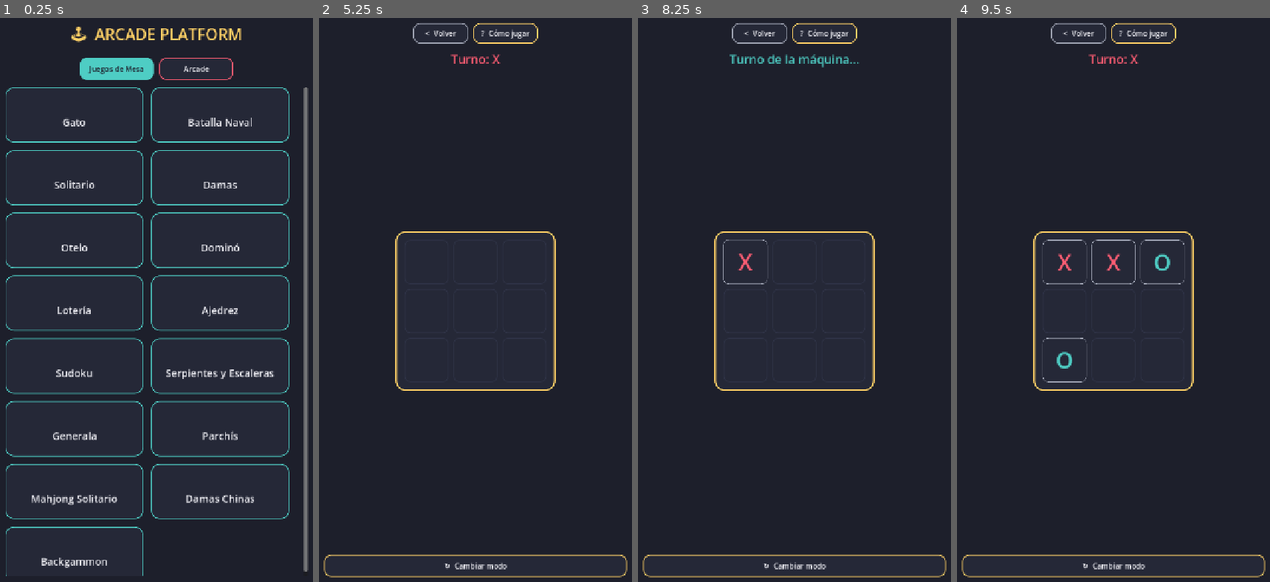
Above: before the commit, frames 1-4 (left to right).
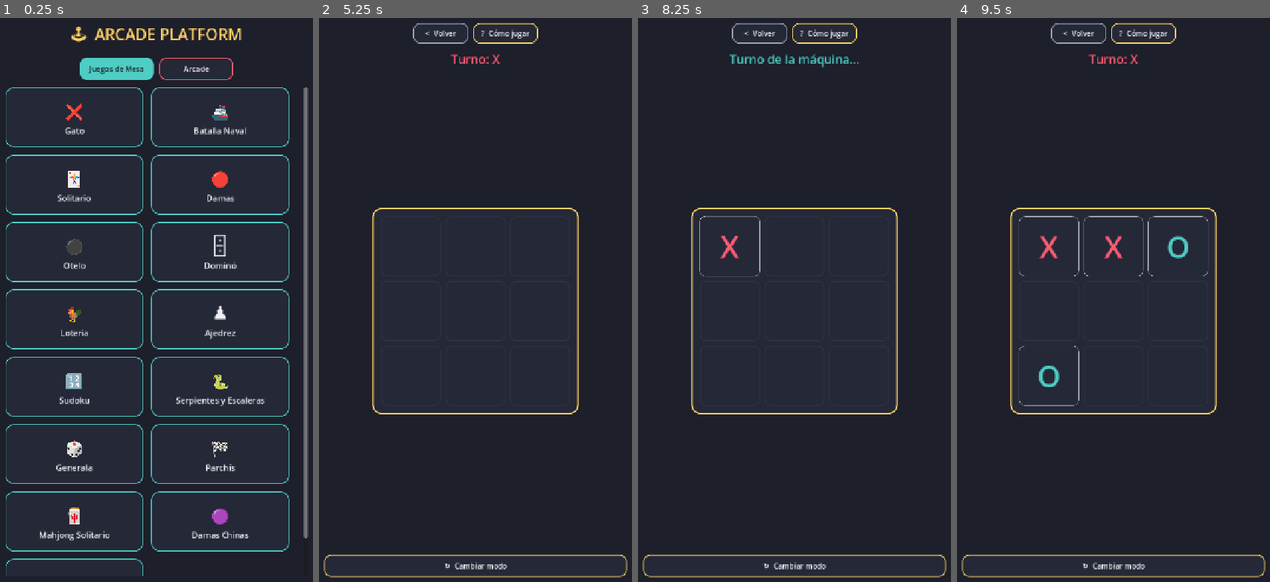
Above: after the commit, the same moments.

Repository: jfrodriguezva/Arcade
Game: Godot game, scene res://core/scenes/hub.tscn
Two runs of this game, one before a commit and one after it. Both use one fixed random seed, a clock stepped at 60 frames per second and the inputs below.
Inputs (mouse positions are in pixels of both pictures, inside the frame that each line leads up to):
- Up to frame 1 (0.25 s): no input
- Up to frame 2 (5.25 s): click "Arcade" at 0.5 s; click "Arcade" at 1.25 s; click "Juegos de Mesa" at 2 s; click (394, 113) at 2.75 s, where only the run before the commit has a clickable "Gato"; click "? Cómo jugar" at 3.5 s; click "? Cómo jugar" at 4.25 s; click "▶ Comenzar" at 5 s
- Up to frame 3 (8.25 s): click "< Volver" at 5.75 s; click (713, 119) at 6.52 s; click "▶ Comenzar" at 7.25 s; click (744, 260) at 8.02 s
- Up to frame 4 (9.5 s): click (1113, 260) at 8.77 s

The runs differ from the first frame. In frame 1, 11% of the frame differs, in the area x 1-99%, y 15-99%; in frame 2, 1.7%; in frame 3, 2.1%; in frame 4, 3.2%.

Commit message:
Pulido visual: fichas/canicas mejores, dados animados, tableros mas grandes, iconos por juego
- GamePiece aplicado a Damas, Otelo, Damas Chinas (canicas): fichas
  con sombra y brillo en vez del caracter "●" plano.
- Animacion de dado "rodando" (UIKit.animate_dice_label/pair/buttons)
  en Serpientes y Escaleras, Generala, Parchis y Backgammon.
- Tableros mas grandes en los 14 juegos de mesa (celdas de 38-58px
  ahora en 56-130px segun el juego), para aprovechar mejor el ancho
  de pantalla.
- Icono/emblema propio por juego, mostrado en la tarjeta del Hub
  (antes solo mostraba el nombre).

Co-Authored-By: Claude Sonnet 5 <noreply@anthropic.com>

Diff:
--- a/core/autoload/game_manager.gd
+++ b/core/autoload/game_manager.gd
@@ -7,6 +7,7 @@
 	{
 		"id": "tictactoe",
 		"title": "Gato",
+		"icon": "❌",
 		"category": "mesa",
 		"scene": "res://games/board/tictactoe/tic_tac_toe.tscn",
 		"enabled": true,
@@ -14,6 +15,7 @@
 	{
 		"id": "battleship",
 		"title": "Batalla Naval",
+		"icon": "🚢",
 		"category": "mesa",
 		"scene": "res://games/board/battleship/battleship.tscn",
 		"enabled": true,
@@ -21,6 +23,7 @@
 	{
 		"id": "solitaire",
 		"title": "Solitario",
+		"icon": "🃏",
 		"category": "mesa",
 		"scene": "res://games/board/solitaire/solitaire.tscn",
 		"enabled": true,
@@ -28,6 +31,7 @@
 	{
 		"id": "checkers",
 		"title": "Damas",
+		"icon": "🔴",
 		"category": "mesa",
 		"scene": "res://games/board/checkers/checkers.tscn",
 		"enabled": true,
@@ -35,6 +39,7 @@
 	{
 		"id": "othello",
 		"title": "Otelo",
+		"icon": "⚫",
 		"category": "mesa",
 		"scene": "res://games/board/othello/othello.tscn",
 		"enabled": true,
@@ -42,6 +47,7 @@
 	{
 		"id": "domino",
 		"title": "Dominó",
+		"icon": "🁫",
 		"category": "mesa",
 		"scene": "res://games/board/domino/domino.tscn",
 		"enabled": true,
@@ -49,6 +55,7 @@
 	{
 		"id": "loteria",
 		"title": "Lotería",
+		"icon": "🐓",
 		"category": "mesa",
 		"scene": "res://games/board/loteria/loteria.tscn",
 		"enabled": true,
@@ -56,6 +63,7 @@
 	{
 		"id": "chess",
 		"title": "Ajedrez",
+		"icon": "♟️",
 		"category": "mesa",
 		"scene": "res://games/board/chess/chess.tscn",
 		"enabled": true,
@@ -63,6 +71,7 @@
 	{
 		"id": "sudoku",
 		"title": "Sudoku",
+		"icon": "🔢",
 		"category": "mesa",
 		"scene": "res://games/board/sudoku/sudoku.tscn",
 		"enabled": true,
@@ -70,6 +79,7 @@
 	{
 		"id": "snakes_ladders",
 		"title": "Serpientes y Escaleras",
+		"icon": "🐍",
 		"category": "mesa",
 		"scene": "res://games/board/snakes_ladders/snakes_ladders.tscn",
 		"enabled": true,
@@ -77,6 +87,7 @@
 	{
 		"id": "generala",
 		"title": "Generala",
+		"icon": "🎲",
 		"category": "mesa",
 		"scene": "res://games/board/generala/generala.tscn",
 		"enabled": true,
@@ -84,6 +95,7 @@
 	{
 		"id": "parchis",
 		"title": "Parchís",
+		"icon": "🏁",
 		"category": "mesa",
 		"scene": "res://games/board/parchis/parchis.tscn",
 		"enabled": true,
@@ -91,6 +103,7 @@
 	{
 		"id": "mahjong",
 		"title": "Mahjong Solitario",
+		"icon": "🀄",
 		"category": "mesa",
 		"scene": "res://games/board/mahjong/mahjong.tscn",
 		"enabled": true,
@@ -98,6 +111,7 @@
 	{
 		"id": "chinese_checkers",
 		"title": "Damas Chinas",
+		"icon": "🟣",
 		"category": "mesa",
 		"scene": "res://games/board/chinese_checkers/chinese_checkers.tscn",
 		"enabled": true,
@@ -105,6 +119,7 @@
 	{
 		"id": "backgammon",
 		"title": "Backgammon",
+		"icon": "🟤",
 		"category": "mesa",
 		"scene": "res://games/board/backgammon/backgammon.tscn",
 		"enabled": true,
--- a/core/scenes/hub.gd
+++ b/core/scenes/hub.gd
@@ -103,9 +103,23 @@
 
 func _build_game_card(game: Dictionary) -> Control:
 	var btn := Button.new()
-	btn.text = "\n%s\n" % game.get("title", game.get("id", "?"))
-	btn.custom_minimum_size = Vector2(300, 120)
-	btn.add_theme_font_size_override("font_size", 22)
+	btn.custom_minimum_size = Vector2(300, 130)
 	UIKit.style_button(btn, CATEGORY_ACCENTS.get(game.get("category", ""), UIKit.COLOR_ACCENT), 18)
 	btn.pressed.connect(func() -> void: GameManager.go_to_game(game["id"]))
+
+	var inner := VBoxContainer.new()
+	inner.set_anchors_preset(Control.PRESET_FULL_RECT)
+	inner.alignment = BoxContainer.ALIGNMENT_CENTER
+	inner.mouse_filter = Control.MOUSE_FILTER_IGNORE
+	inner.add_theme_constant_override("separation", 4)
+	btn.add_child(inner)
+
+	var icon_label := UIKit.title_label(game.get("icon", "🎮"), 40, UIKit.COLOR_TEXT)
+	icon_label.mouse_filter = Control.MOUSE_FILTER_IGNORE
+	inner.add_child(icon_label)
+
+	var title_lbl := UIKit.title_label(game.get("title", game.get("id", "?")), 18, UIKit.COLOR_TEXT)
+	title_lbl.mouse_filter = Control.MOUSE_FILTER_IGNORE
+	inner.add_child(title_lbl)
+
 	return btn
--- a/games/board/backgammon/backgammon.gd
+++ b/games/board/backgammon/backgammon.gd
@@ -133,8 +133,8 @@
 
 func _make_point_button(parent: GridContainer, p: int) -> Button:
 	var btn := Button.new()
-	btn.custom_minimum_size = Vector2(28, 52)
-	btn.add_theme_font_size_override("font_size", 9)
+	btn.custom_minimum_size = Vector2(48, 84)
+	btn.add_theme_font_size_override("font_size", 14)
 	btn.pressed.connect(_on_point_pressed.bind(p))
 	parent.add_child(btn)
 	return btn
@@ -250,16 +250,15 @@
 	return false
 
 
-func _roll_dice() -> void:
+func _start_turn() -> void:
+	selected_point = -1
 	var a: int = randi() % 6 + 1
 	var b: int = randi() % 6 + 1
+	dice = []
+	_update_turn_status()
+	_redraw_all()
+	await UIKit.animate_dice_pair(self, dice_label, [a, b])
 	dice = [a, a, a, a] if a == b else [a, b]
-
-
-func _start_turn() -> void:
-	selected_point = -1
-	_roll_dice()
-	_update_turn_status()
 	_redraw_all()
 
 	if not _has_any_legal_move(current_turn):
--- a/games/board/battleship/battleship.gd
+++ b/games/board/battleship/battleship.gd
@@ -98,8 +98,8 @@
 		var row: Array = []
 		for x in range(GRID_SIZE):
 			var cell := Button.new()
-			cell.custom_minimum_size = Vector2(36, 36)
-			cell.add_theme_font_size_override("font_size", 16)
+			cell.custom_minimum_size = Vector2(58, 58)
+			cell.add_theme_font_size_override("font_size", 20)
 			UIKit.style_button(cell, UIKit.COLOR_BG_LIGHT, 8)
 			if is_enemy:
 				cell.pressed.connect(_on_enemy_cell_pressed.bind(x, y))
--- a/games/board/checkers/checkers.gd
+++ b/games/board/checkers/checkers.gd
@@ -18,6 +18,7 @@
 
 var board: Array = [] # board[y][x] = null o {"owner":"player"/"bot", "king":bool}
 var cell_buttons: Array = []
+var piece_views: Array = []
 var selected: Vector2i = Vector2i(-1, -1)
 var current_turn: String = "player"
 var game_over: bool = false
@@ -76,10 +77,10 @@
 
 	for y in range(SIZE):
 		var row: Array = []
+		var piece_row: Array = []
 		for x in range(SIZE):
 			var cell := Button.new()
-			cell.custom_minimum_size = Vector2(38, 38)
-			cell.add_theme_font_size_override("font_size", 20)
+			cell.custom_minimum_size = Vector2(72, 72)
 			if (x + y) % 2 == 1:
 				cell.pressed.connect(_on_cell_pressed.bind(x, y))
 			else:
@@ -87,7 +88,13 @@
 				cell.mouse_filter = Control.MOUSE_FILTER_IGNORE
 			grid.add_child(cell)
 			row.append(cell)
+
+			var piece := GamePiece.new()
+			piece.set_anchors_preset(Control.PRESET_FULL_RECT)
+			cell.add_child(piece)
+			piece_row.append(piece)
 		cell_buttons.append(row)
+		piece_views.append(piece_row)
 
 	var restart_btn := Button.new()
 	restart_btn.text = "↻  Nueva partida / Modo"
@@ -164,13 +171,12 @@
 	cell.add_theme_stylebox_override("hover", sb)
 	cell.add_theme_stylebox_override("disabled", sb)
 
+	var piece_view: GamePiece = piece_views[y][x]
 	if piece == null:
-		cell.text = ""
+		piece_view.hide_piece()
 	else:
-		cell.text = "♛" if piece["king"] else "●"
 		var color: Color = UIKit.COLOR_ACCENT if piece["owner"] == "player" else UIKit.COLOR_ACCENT_2
-		cell.add_theme_color_override("font_color", color)
-		cell.add_theme_color_override("font_disabled_color", color)
+		piece_view.set_piece(color, piece["king"])
 
 
 func _direction_ok(owner: String, king: bool, dy: int) -> bool:
--- a/games/board/chess/chess.gd
+++ b/games/board/chess/chess.gd
@@ -119,8 +119,8 @@
 		var row: Array = []
 		for x in range(SIZE):
 			var cell := Button.new()
-			cell.custom_minimum_size = Vector2(38, 38)
-			cell.add_theme_font_size_override("font_size", 22)
+			cell.custom_minimum_size = Vector2(72, 72)
+			cell.add_theme_font_size_override("font_size", 40)
 			cell.pressed.connect(_on_cell_pressed.bind(x, y))
 			grid.add_child(cell)
 			row.append(cell)
--- a/games/board/chinese_checkers/chinese_checkers.gd
+++ b/games/board/chinese_checkers/chinese_checkers.gd
@@ -8,8 +8,8 @@
 
 const GAME_ID := "chinese_checkers"
 const N := 10 # tablero de (N+1) x (N+1) = 121 celdas, coords (q,r) de 0..N
-const CELL_W := 30
-const CELL_H := 26
+const CELL_W := 40
+const CELL_H := 34
 const DIRS := [Vector2i(1, 0), Vector2i(1, -1), Vector2i(0, -1), Vector2i(-1, 0), Vector2i(-1, 1), Vector2i(0, 1)]
 
 const HELP_TEXT := "Cada jugador tiene 10 fichas en un triángulo, en esquinas opuestas del tablero.
@@ -33,6 +33,7 @@
 var canvas: Control
 var end_chain_btn: Button
 var cell_buttons: Dictionary = {}
+var piece_views: Dictionary = {}
 
 
 func _ready() -> void:
@@ -93,12 +94,16 @@
 	for q in range(N + 1):
 		for r in range(N + 1):
 			var cell := Button.new()
-			cell.custom_minimum_size = Vector2(24, 22)
-			cell.add_theme_font_size_override("font_size", 12)
+			cell.custom_minimum_size = Vector2(34, 30)
 			cell.position = Vector2(q * CELL_W + r * CELL_W * 0.5, r * CELL_H)
 			cell.pressed.connect(_on_cell_pressed.bind(Vector2i(q, r)))
 			canvas.add_child(cell)
 			cell_buttons[Vector2i(q, r)] = cell
+
+			var piece := GamePiece.new()
+			piece.set_anchors_preset(Control.PRESET_FULL_RECT)
+			cell.add_child(piece)
+			piece_views[Vector2i(q, r)] = piece
 
 	var restart_btn := Button.new()
 	restart_btn.text = "↻  Nueva partida / Modo"
@@ -390,10 +395,9 @@
 			btn.add_theme_stylebox_override("disabled", sb)
 			btn.disabled = false
 
+			var piece_view: GamePiece = piece_views[cell]
 			if occupant == "":
-				btn.text = ""
+				piece_view.hide_piece()
 			else:
-				btn.text = "●"
 				var color: Color = UIKit.COLOR_ACCENT if occupant == "player" else UIKit.COLOR_ACCENT_2
-				btn.add_theme_color_override("font_color", color)
-				btn.add_theme_color_override("font_disabled_color", color)
+				piece_view.set_piece(color)
--- a/games/board/generala/generala.gd
+++ b/games/board/generala/generala.gd
@@ -80,7 +80,7 @@
 
 	for i in range(5):
 		var die := Button.new()
-		die.custom_minimum_size = Vector2(56, 56)
+		die.custom_minimum_size = Vector2(68, 68)
 		die.add_theme_font_size_override("font_size", 26)
 		die.pressed.connect(_on_die_pressed.bind(i))
 		dice_row.add_child(die)
@@ -268,9 +268,13 @@
 		return
 	if mode == "pve" and current_turn != "player":
 		return
+	roll_btn.disabled = true
+	var final_values: Array = dice.duplicate()
 	for i in range(5):
 		if not held[i]:
-			dice[i] = randi() % 6 + 1
+			final_values[i] = randi() % 6 + 1
+	await UIKit.animate_dice_buttons(self, die_buttons, final_values, held)
+	dice = final_values
 	rolls_left -= 1
 	_redraw_all()
 
@@ -304,9 +308,12 @@
 	held = [false, false, false, false, false]
 
 	for roll_num in range(3):
+		var final_values: Array = dice.duplicate()
 		for i in range(5):
 			if not held[i]:
-				dice[i] = randi() % 6 + 1
+				final_values[i] = randi() % 6 + 1
+		await UIKit.animate_dice_buttons(self, die_buttons, final_values, held)
+		dice = final_values
 		_redraw_all()
 		if roll_num < 2:
 			_bot_decide_holds()
--- a/games/board/mahjong/mahjong.gd
+++ b/games/board/mahjong/mahjong.gd
@@ -8,8 +8,8 @@
 const GAME_ID := "mahjong"
 const COLS := 8
 const ROWS := 6
-const CELL_W := 44
-const CELL_H := 58
+const CELL_W := 56
+const CELL_H := 74
 
 const KINDS := [
 	"Bambú 1", "Bambú 2", "Bambú 3", "Bambú 4", "Bambú 5", "Bambú 6", "Bambú 7", "Bambú 8", "Bambú 9",
@@ -126,7 +126,7 @@
 		else:
 			btn.position = Vector2(base_x + 2, base_y + 2)
 			btn.size = Vector2(CELL_W - 4, CELL_H - 4)
-		btn.add_theme_font_size_override("font_size", 12)
+		btn.add_theme_font_size_override("font_size", 16)
 		btn.pressed.connect(_on_tile_pressed.bind(i))
 		canvas.add_child(btn)
 		tiles[i]["btn"] = btn
--- a/games/board/parchis/parchis.gd
+++ b/games/board/parchis/parchis.gd
@@ -96,8 +96,8 @@
 
 	for i in range(SHARED_TRACK_LEN):
 		var cell := Button.new()
-		cell.custom_minimum_size = Vector2(28, 28)
-		cell.add_theme_font_size_override("font_size", 10)
+		cell.custom_minimum_size = Vector2(40, 40)
+		cell.add_theme_font_size_override("font_size", 13)
 		cell.disabled = true
 		cell.focus_mode = Control.FOCUS_NONE
 		track_grid.add_child(cell)
@@ -110,7 +110,7 @@
 	vbox.add_child(player_row)
 	for i in range(4):
 		var btn := Button.new()
-		btn.custom_minimum_size = Vector2(64, 44)
+		btn.custom_minimum_size = Vector2(78, 54)
 		btn.add_theme_font_size_override("font_size", 12)
 		btn.pressed.connect(_on_token_pressed.bind("player", i))
 		player_row.add_child(btn)
@@ -123,7 +123,7 @@
 	vbox.add_child(bot_row)
 	for i in range(4):
 		var btn := Button.new()
-		btn.custom_minimum_size = Vector2(64, 44)
+		btn.custom_minimum_size = Vector2(78, 54)
 		btn.add_theme_font_size_override("font_size", 12)
 		btn.pressed.connect(_on_token_pressed.bind("bot", i))
 		bot_row.add_child(btn)
@@ -187,7 +187,9 @@
 
 
 func _perform_roll(owner: String) -> void:
-	last_roll = randi() % 6 + 1
+	var rolled: int = randi() % 6 + 1
+	await UIKit.animate_dice_label(self, dice_label, rolled)
+	last_roll = rolled
 	if last_roll == 6:
 		consecutive_sixes += 1
 	else:
--- a/games/board/snakes_ladders/snakes_ladders.gd
+++ b/games/board/snakes_ladders/snakes_ladders.gd
@@ -93,8 +93,8 @@
 			else:
 				number = base + (10 - c)
 			var cell := Button.new()
-			cell.custom_minimum_size = Vector2(34, 34)
-			cell.add_theme_font_size_override("font_size", 10)
+			cell.custom_minimum_size = Vector2(56, 56)
+			cell.add_theme_font_size_override("font_size", 13)
 			cell.disabled = true
 			cell.focus_mode = Control.FOCUS_NONE
 			grid.add_child(cell)
@@ -162,7 +162,7 @@
 func _do_turn(owner: String) -> void:
 	roll_btn.disabled = true
 	var roll: int = randi() % 6 + 1
-	dice_label.text = "🎲 %d" % roll
+	await UIKit.animate_dice_label(self, dice_label, roll)
 
 	var pos: int = player_pos if owner == "player" else bot_pos
 	pos = min(pos + roll, 100)
--- a/games/board/solitaire/solitaire.gd
+++ b/games/board/solitaire/solitaire.gd
@@ -83,7 +83,7 @@
 
 	for col in range(7):
 		var col_control := Control.new()
-		col_control.custom_minimum_size = Vector2(72, 460)
+		col_control.custom_minimum_size = Vector2(92, 560)
 		tableau_row.add_child(col_control)
 		tableau_containers.append(col_control)
 
@@ -97,7 +97,7 @@
 
 func _make_card_button() -> PlayingCard:
 	var card := PlayingCard.new()
-	card.custom_minimum_size = Vector2(64, 90)
+	card.custom_minimum_size = Vector2(80, 112)
 	card.set_empty()
 	return card
 
@@ -166,7 +166,7 @@
 			continue
 
 		for i in range(pile.size()):
-			var y := i * 24
+			var y := i * 30
 			if i == pile.size() - 1:
 				var btn := _make_card_button()
 				var is_selected: bool = selected.get("source", "") == "tableau" and selected.get("col", -1) == col
@@ -176,7 +176,7 @@
 				container.add_child(btn)
 			else:
 				var strip := PlayingCard.new()
-				strip.custom_minimum_size = Vector2(64, 24)
+				strip.custom_minimum_size = Vector2(80, 30)
 				strip.disabled = true
 				strip.set_card(0, "♠", false)
 				strip.position = Vector2(0, y)
--- a/games/board/tictactoe/tic_tac_toe.gd
+++ b/games/board/tictactoe/tic_tac_toe.gd
@@ -88,8 +88,8 @@
 
 	for i in range(9):
 		var cell := Button.new()
-		cell.custom_minimum_size = Vector2(96, 96)
-		cell.add_theme_font_size_override("font_size", 48)
+		cell.custom_minimum_size = Vector2(130, 130)
+		cell.add_theme_font_size_override("font_size", 64)
 		UIKit.style_button(cell, UIKit.COLOR_BG_LIGHT, 12)
 		cell.pressed.connect(_on_cell_pressed.bind(i))
 		grid.add_child(cell)
